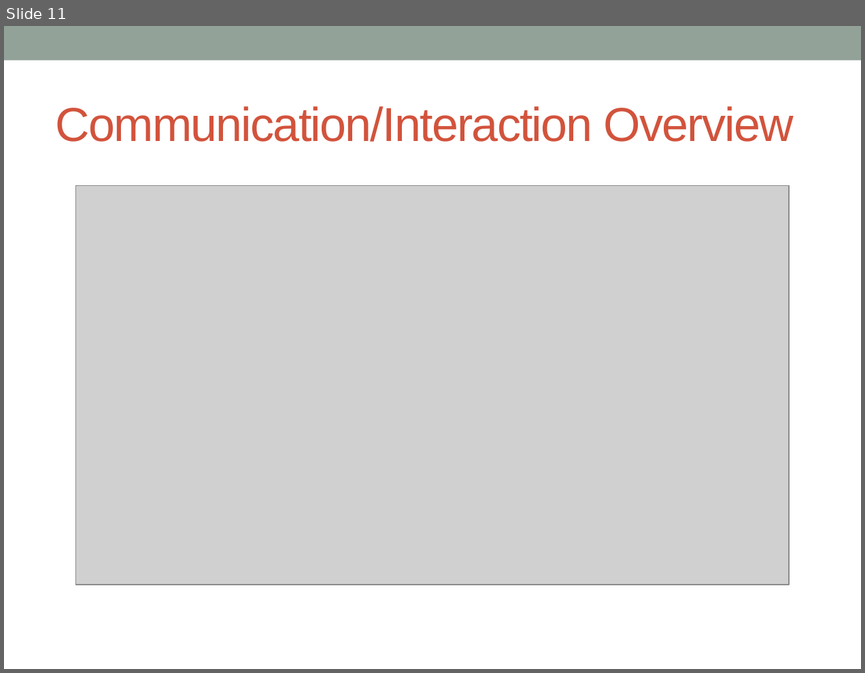
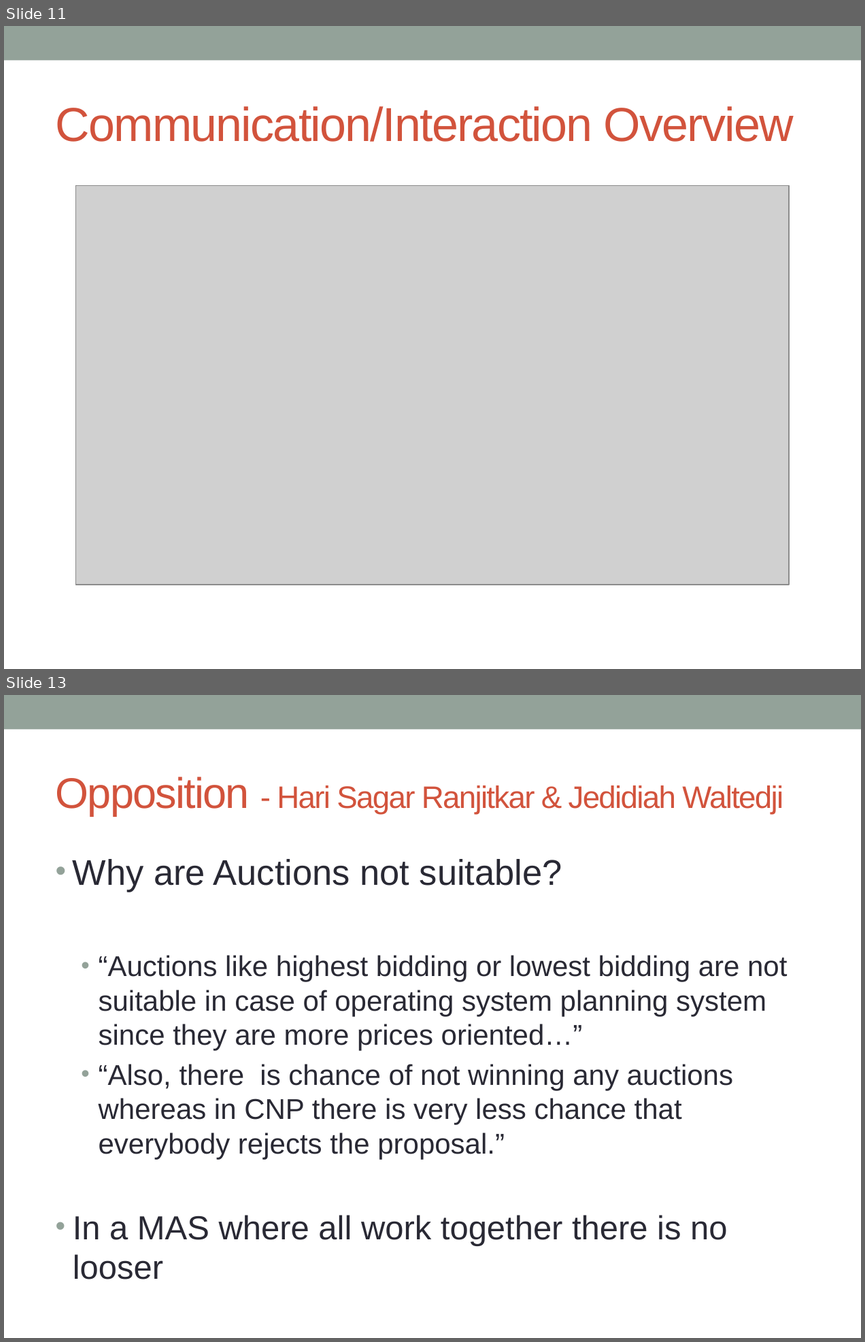
Before and after one commit to IsNull/Tacy, a slide deck: documentation/OperationRoom/presentation/ORP_neher_buettiker.pptx. Shown one above the other, each under a label of ours: slide 11 before the commit, slides 11 and 13 after it; the slides between them are not shown. The pictures are 865x673 and 865x1342 pixels, drawn with LibreOffice and Linux fonts; fonts in the diff are those of the drawing; grey boxes stand for pictures. Boxes give left, top, right and bottom in pixels: in the first picture for what was removed or moved away, otherwise in the second. Text is boxed around its words. In the diff, an @@ line names an element or a change of style, - is before the commit and + after.

```diff
--- a/documentation/OperationRoom/presentation/ORP_neher_buettiker.pptx
+++ b/documentation/OperationRoom/presentation/ORP_neher_buettiker.pptx
@@ slide 13 added at <box>4,695,861,1338</box>, background #FFFFFF; not listed: 1 template element that a slide beside it also shows @@
@@ title added at <box>56,777,783,816</box>, 26.1 pt, text #D2533C @@
+Opposition - Hari Sagar Ranjitkar & Jedidiah Waltedji
@@ text added at <box>73,859,787,1279</box>, 24 pt, text #292934 @@
+• Why are Auctions not suitable?
+  • “Auctions like highest bidding or lowest bidding are not suitable in case of operating system planning system since they are more prices oriented…”
+  • “Also, there is chance of not winning any auctions whereas in CNP there is very less chance that everybody rejects the proposal.”
+• In a MAS where all work together there is no looser
```
Also in this commit, not shown: 4 slides changed, 1 other slide added, 1 slide removed.
